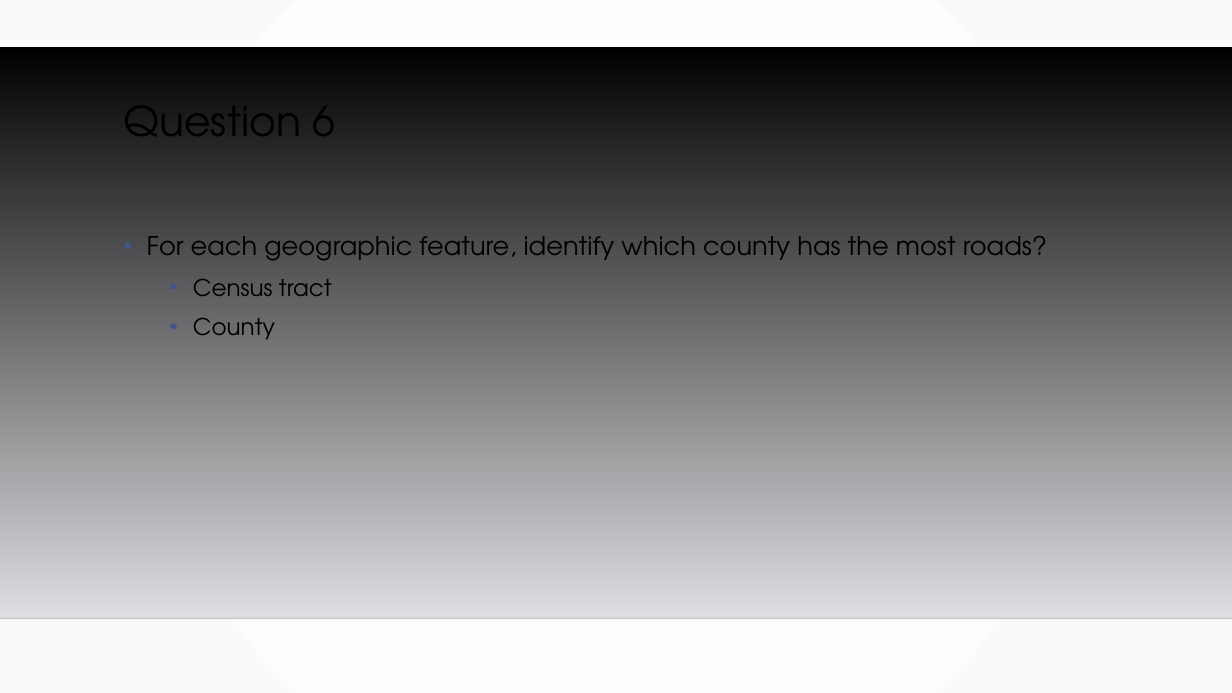
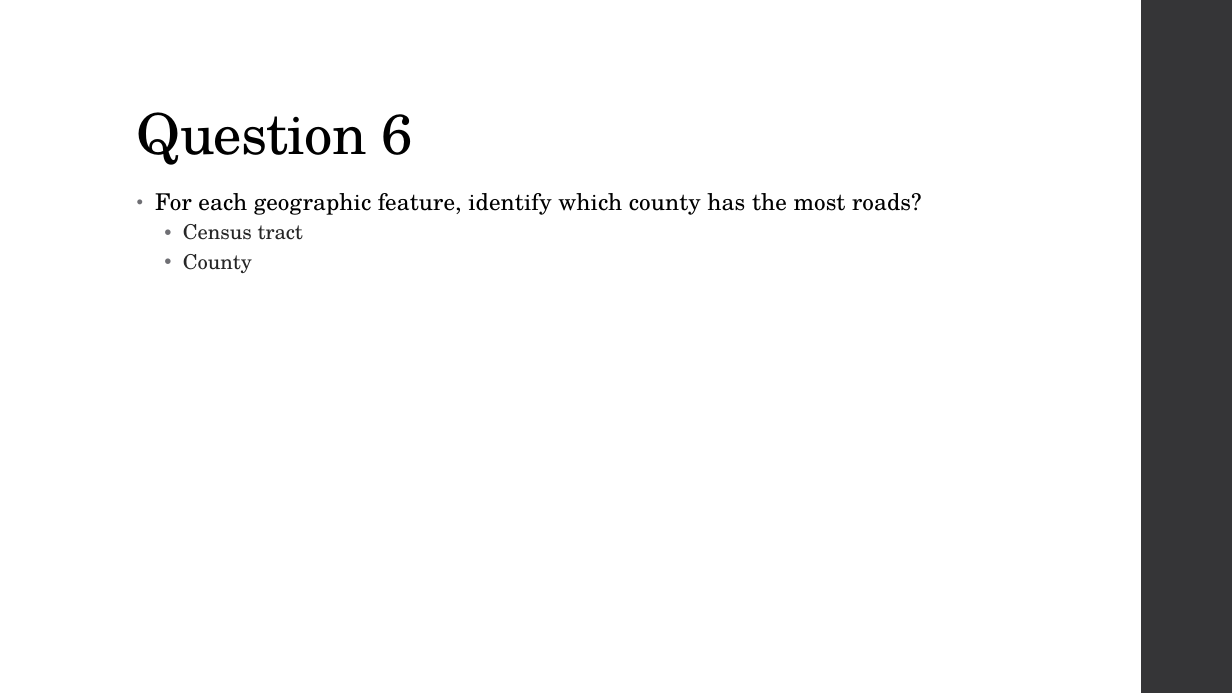
Before and after one commit to MGIS-UMN/GIS5577_week7, a slide deck: slide 8 of Spatial_Questions.odp. Drawn at 1232x693 pixels with LibreOffice and Linux fonts; fonts in the diff are those of the drawing; background and template pictures are left out. Boxes give left, top, right and bottom in pixels: in the first picture for what was removed or moved away, otherwise in the second. Text is boxed around its words. In the diff, an @@ line names an element or a change of style, - is before the commit and + after.

```diff
--- a/Spatial_Questions.odp
+++ b/Spatial_Questions.odp
@@ background gradient #FFFFFF to #FAFAFA to #FFFFFF @@
@@ freeform shape added at [1141,0,1232,693], fill #353537 @@
@@ freeform shape removed at [0,47,1232,618] @@
@@ title "Question 6": place and size @@
-title "Question 6" at [123,87,336,158]
+title "Question 6" at [137,112,413,165]
@@ title "Question 6" at [137,112,413,165]: size 32 to 44 pt, font TeX Gyre Adventor to TeX Gyre Schola, letter spacing 0 to -0.5 pt; vertical alignment top to bottom @@
@@ text "For each geographic feature, identify ...": place and size @@
-text "For each geographic feature, identify ..." at [147,236,1047,340]
+text "For each geographic feature, identify ..." at [155,193,921,273]
@@ text "For each geographic feature, identify ..." at [155,193,921,273]: size 20 to 18 pt, letter spacing 0 to 0.1 pt in "For each geographic feature, identify which county ..."; font TeX Gyre Adventor to TeX Gyre Schola; size 18 to 16 pt, text colour #000000 to #262626 in "Census tract", "County"; indent changed; line spacing 1.2 to 0.95; more space between paragraphs; bullet colour #415588 to #6F6F74; line spacing 1.2 to 0.9 @@
@@ line removed from (0, 618) to (1232, 618) @@
```
Also in this commit, not shown: 11 other slides changed, 1 other file.
